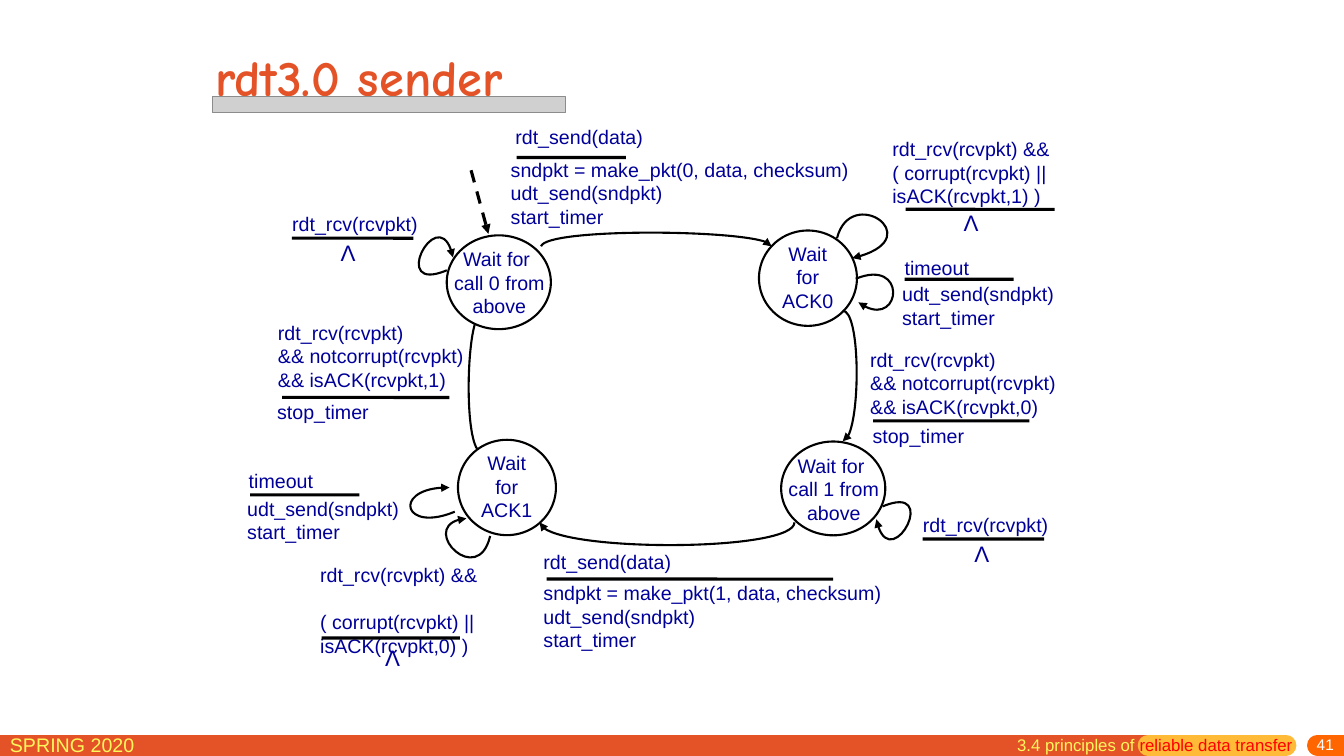
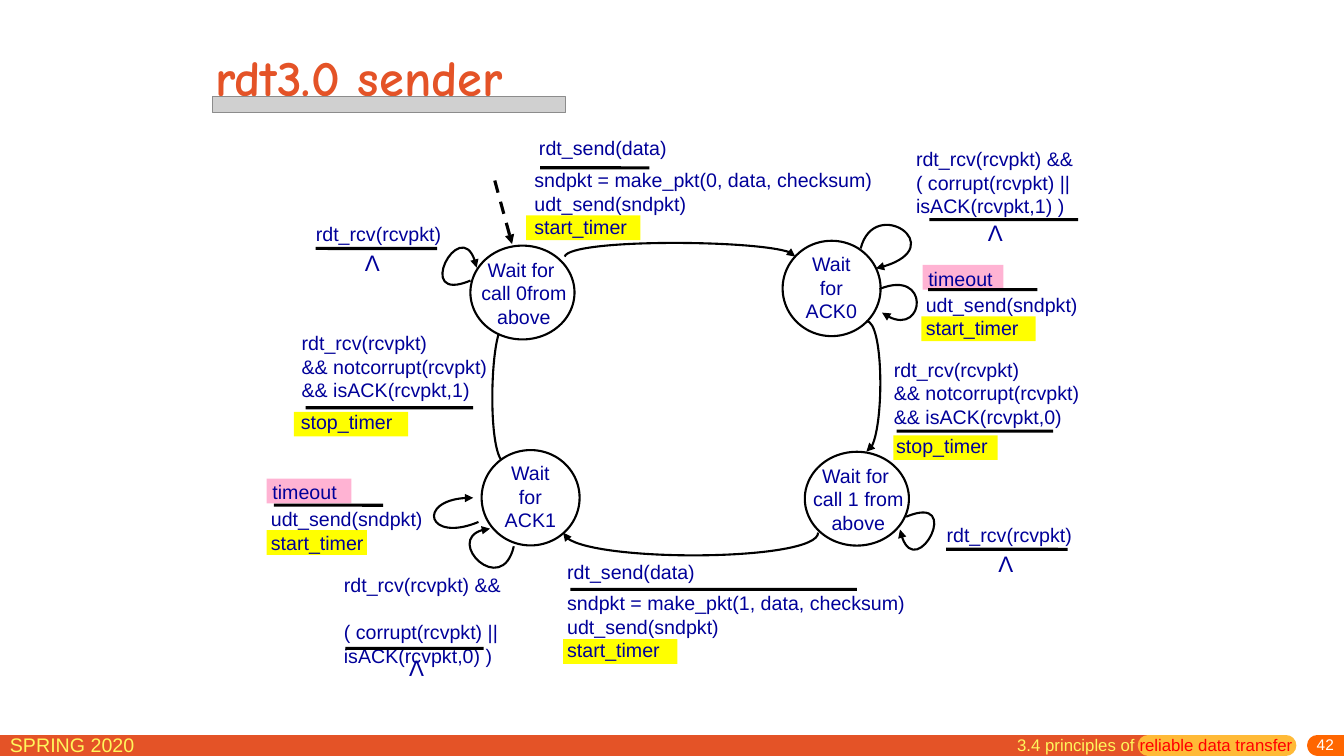
Before and after one commit to network-distributed/presentations, a slide deck: slide 42 of chapter3.pptx (slide 41 before the commit). Drawn at 1344x756 pixels with LibreOffice and Linux fonts; fonts in the diff are those of the drawing; grey boxes stand for pictures. Boxes give left, top, right and bottom in pixels: in the first picture for what was removed or moved away, otherwise in the second. Text is boxed around its words. In the diff, an @@ line names an element or a change of style, - is before the commit and + after.

```diff
--- a/chapter3.pptx
+++ b/chapter3.pptx
@@ rectangle added at box(526, 216, 640, 240), fill #FFFF00 @@
@@ 24 texts, 10 freeform shapes, 10 lines, 4 ellipses, 1 arrow: place and size @@
-24 texts, 10 freeform shapes, 10 lines, 4 ellipses, 1 arrow at box(247, 129, 1056, 666)
+24 texts, 10 freeform shapes, 10 lines, 4 ellipses, 1 arrow at box(271, 140, 1079, 676)
@@ rectangle added at box(923, 265, 1003, 289), fill #FFB3D3 @@
@@ text at box(481, 285, 566, 325): spaces changed @@
-call 0 from above
+call 0from above
@@ rectangle added at box(922, 317, 1035, 341), fill #FFFF00 @@
@@ rectangle added at box(294, 412, 408, 437), fill #FFFF00 @@
@@ rectangle added at box(893, 436, 997, 460), fill #FFFF00 @@
@@ rectangle added at box(266, 479, 351, 503), fill #FFB3D3 @@
@@ rectangle added at box(266, 530, 366, 555), fill #FFFF00 @@
@@ alignment left to centre in 4 elements at box(998, 556, 1013, 572), box(988, 225, 1003, 241), box(365, 255, 380, 271), box(409, 658, 424, 676) @@
@@ rectangle added at box(564, 639, 678, 663), fill #FFFF00 @@
@@ page number at box(1317, 739, 1334, 750): text changed @@
-41
+42
```
Also in this commit, not shown: 41 other slides changed, 3 slides added, 5 other files.
